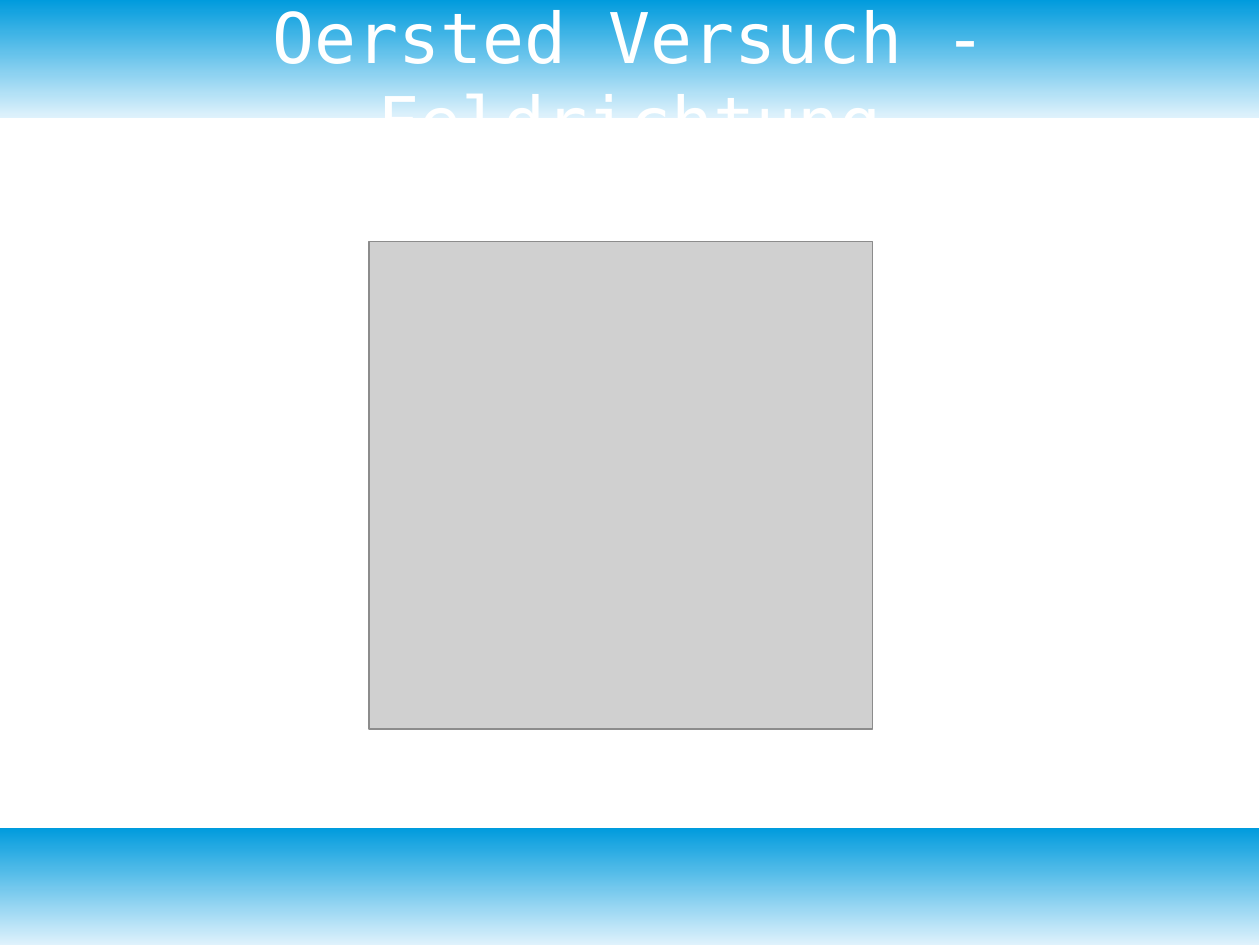
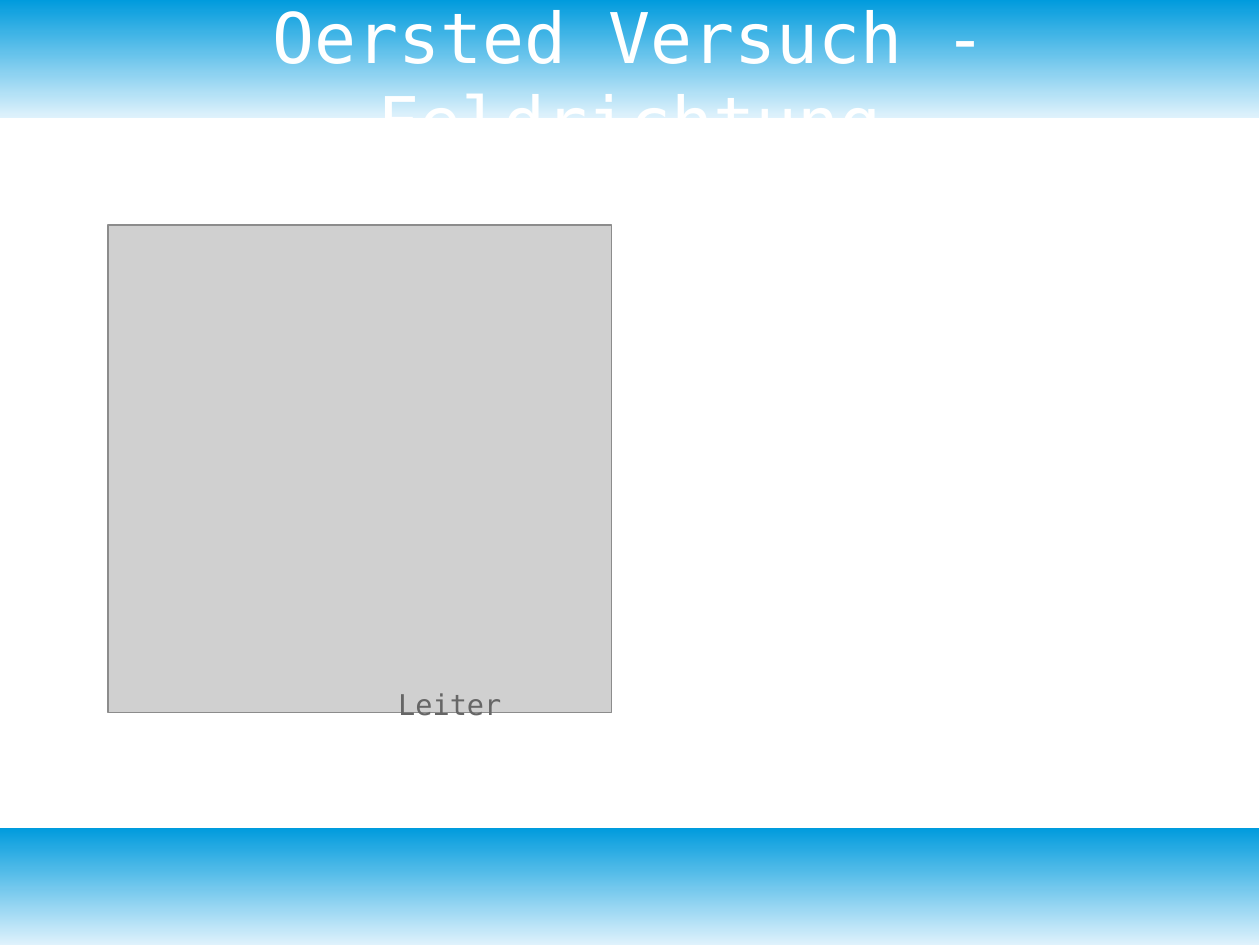
Before and after one commit to bearums/teaching, a slide deck: slide 7 of B5/physik/D12/2)Elektromagnetismus/05_HomopolarMotor/Homopolar_Motor.odp (slide 6 before the commit). Drawn at 1260x945 pixels with LibreOffice and Linux fonts; fonts in the diff are those of the drawing; grey boxes stand for pictures. Boxes give left, top, right and bottom in pixels: in the first picture for what was removed or moved away, otherwise in the second. Text is boxed around its words. In the diff, an @@ line names an element or a change of style, - is before the commit and + after.

```diff
--- a/B5/physik/D12/2)Elektromagnetismus/05_HomopolarMotor/Homopolar_Motor.odp
+++ b/B5/physik/D12/2)Elektromagnetismus/05_HomopolarMotor/Homopolar_Motor.odp
@@ picture: place and size @@
-picture at [369,241,874,729]
+picture at [107,225,612,713]
@@ text added at [398,693,501,721], 18 pt, text #666666 @@
+Leiter
```
Also in this commit, not shown: 3 other slides changed, 14 slides added, 11 other files.
